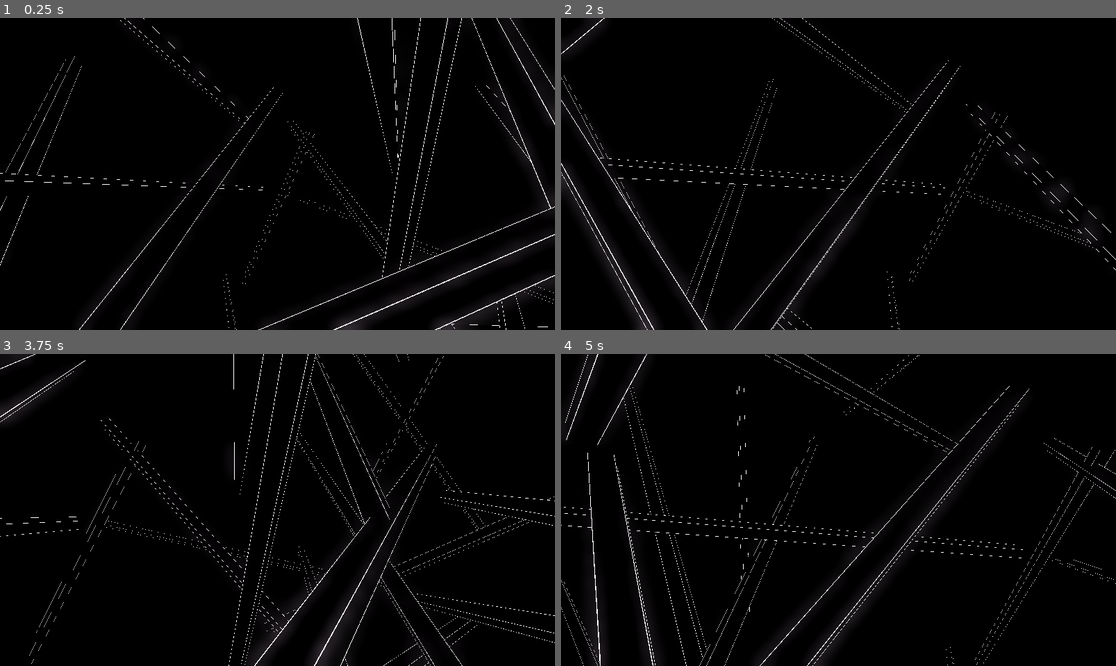
Above: before the commit, frames 1-4 (two rows, left to right).
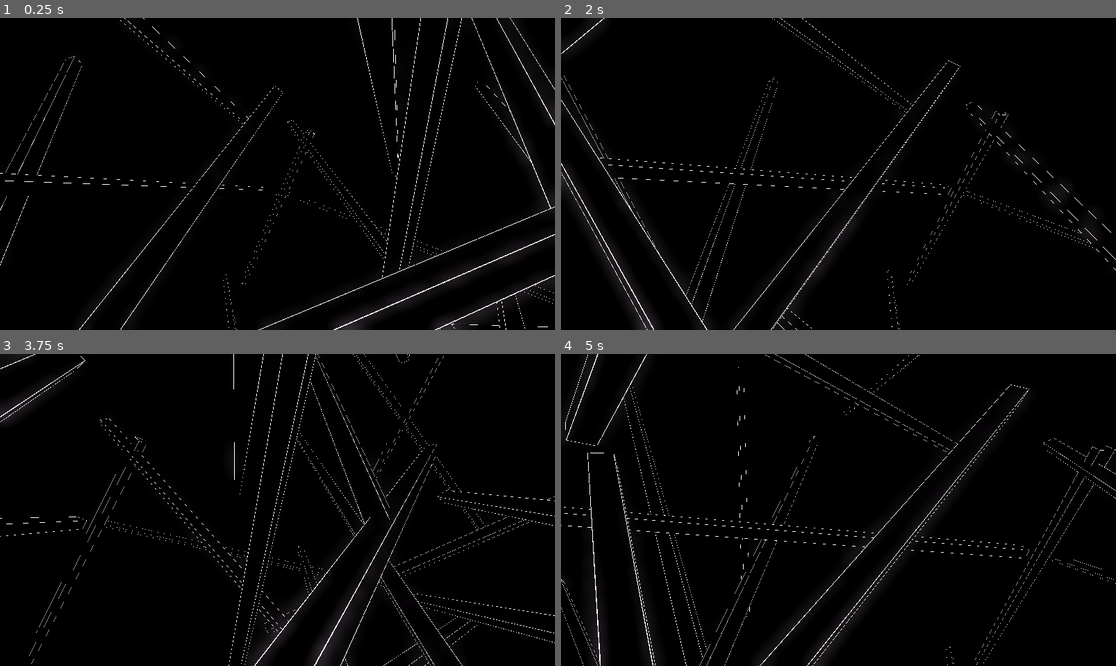
Above: after the commit, the same moments.

Repository: sigifredo/orbitfog
Game: Godot game, scene res://main.tscn
The game is run twice, just before and just after one commit, with the same random seed, the same clock (stepped at 60 frames per second) and the same inputs.
Inputs (mouse positions are in pixels of both pictures, inside the frame that each line leads up to):
- Up to frame 1 (0.25 s): no input
- Up to frame 2 (2 s): tap Enter at 0.5 s; move the mouse to (866, 174) at 0.52 s; press the mouse at (866, 174) at 0.53 s; hold W (move_forward) from 0.53 s (still down); move the mouse to (810, 174) at 1.27 s; release the mouse at (810, 174) at 1.28 s; click (810, 174) at 1.35 s
- Up to frame 3 (3.75 s): keep holding W (move_forward); move the mouse to (288, 503) at 2.02 s; press the mouse at (288, 503) at 2.03 s; move the mouse to (271, 516) at 2.77 s; release the mouse at (271, 516) at 2.78 s; click (271, 516) at 2.85 s; move the mouse to (316, 513) at 3.52 s; press the mouse at (316, 513) at 3.53 s
- Up to frame 4 (5 s): keep holding W (move_forward); move the mouse to (794, 506) at 4.27 s; release the mouse at (794, 506) at 4.28 s; click (794, 506) at 4.35 s

The runs differ from the first frame. In frame 1, less than 0.1% of the frame differs, in the area x 12-87%, y 12-86%; in frame 2, less than 0.1%; in frame 3, less than 0.1%; in frame 4, less than 0.1%, in the area x 0-100%, y 4-94%.

Commit message:
Se agregan bordes en la parte inferior y superior.

Diff:
--- a/main.gd
+++ b/main.gd
@@ -50,7 +50,7 @@
 
 func _get_random_position(center:Vector3, distance_start:float, distance_end:float) -> Vector3:
 	# Generar una dirección aleatoria en 3D (vector normalizado)
-	var dir = Vector3(
+	var dir:Vector3 = Vector3(
 		randf_range(-1.0, 1.0),
 		randf_range(-1.0, 1.0),
 		randf_range(-1.0, 1.0)
--- a/main.tscn
+++ b/main.tscn
@@ -30,7 +30,6 @@
 [node name="env" type="WorldEnvironment" parent="."]
 environment = SubResource("Environment_pu1bt")
 script = ExtResource("1_e5sxk")
-fog = false
 
 [node name="player" parent="." instance=ExtResource("3_kadcm")]
 collision_layer = 0
--- a/objetos/building.gd
+++ b/objetos/building.gd
@@ -5,13 +5,12 @@
 var color_change_speed: float = 0.05
 
 
-var shared_material: StandardMaterial3D
+var shared_material: StandardMaterial3D = null
 var time:float = 0.0
 
 
 # Called when the node enters the scene tree for the first time.
 func _ready() -> void:
-	time = position.x + position.y + position.z
 	var mesh:MeshInstance3D = get_node("neon01")
 
 	if mesh:
@@ -20,14 +19,12 @@
 		if material is StandardMaterial3D:
 			shared_material = material
 			shared_material.emission_enabled = true
-	else:
-		print("Material no encontrado")
 
 
 # Called every frame. 'delta' is the elapsed time since the previous frame.
 func _process(delta: float) -> void:
+	time += delta
+
 	if shared_material:
 		var cc:Color = shared_material.emission
-
-		time += delta
 		shared_material.emission = Color.from_hsv(fmod(time * color_change_speed, 1.0), cc.s, cc.v)
--- a/objetos/building.tscn
+++ b/objetos/building.tscn
@@ -24,6 +24,12 @@
 bottom_radius = 0.1
 height = 500.0
 
+[sub_resource type="CylinderMesh" id="CylinderMesh_rwynh"]
+material = SubResource("StandardMaterial3D_e3udm")
+top_radius = 0.1
+bottom_radius = 0.1
+height = 10.0
+
 [node name="building" type="StaticBody3D"]
 collision_layer = 2
 collision_mask = 0
@@ -36,18 +42,64 @@
 mesh = SubResource("BoxMesh_pqt1q")
 skeleton = NodePath("../..")
 
-[node name="neon01" type="MeshInstance3D" parent="."]
+[node name="neon" type="Node3D" parent="."]
+
+[node name="neon01" type="MeshInstance3D" parent="neon"]
 transform = Transform3D(1, 0, 0, 0, 1, 0, 0, 0, 1, -5, 0, -5)
 mesh = SubResource("CylinderMesh_sxjb1")
+skeleton = NodePath("../..")
 
-[node name="neon02" type="MeshInstance3D" parent="."]
+[node name="neon02" type="MeshInstance3D" parent="neon"]
 transform = Transform3D(1, 0, 0, 0, 1, 0, 0, 0, 1, 5, 0, -5)
 mesh = SubResource("CylinderMesh_sxjb1")
+skeleton = NodePath("../..")
 
-[node name="neon03" type="MeshInstance3D" parent="."]
+[node name="neon03" type="MeshInstance3D" parent="neon"]
 transform = Transform3D(1, 0, 0, 0, 1, 0, 0, 0, 1, 5, 0, 5)
 mesh = SubResource("CylinderMesh_sxjb1")
+skeleton = NodePath("../..")
 
-[node name="neon04" type="MeshInstance3D" parent="."]
+[node name="neon04" type="MeshInstance3D" parent="neon"]
 transform = Transform3D(1, 0, 0, 0, 1, 0, 0, 0, 1, -5, 0, 5)
 mesh = SubResource("CylinderMesh_sxjb1")
+skeleton = NodePath("../..")
+
+[node name="neon05" type="MeshInstance3D" parent="neon"]
+transform = Transform3D(1, 0, 0, 0, -4.37114e-08, -1, 0, 1, -4.37114e-08, -5, 250, 0)
+mesh = SubResource("CylinderMesh_rwynh")
+skeleton = NodePath("../..")
+
+[node name="neon06" type="MeshInstance3D" parent="neon"]
+transform = Transform3D(1, 0, 0, 0, -4.37114e-08, -1, 0, 1, -4.37114e-08, 5, 250, 0)
+mesh = SubResource("CylinderMesh_rwynh")
+skeleton = NodePath("../..")
+
+[node name="neon07" type="MeshInstance3D" parent="neon"]
+transform = Transform3D(-4.37114e-08, 1, -4.37114e-08, 0, -4.37114e-08, -1, -1, -4.37114e-08, 1.91069e-15, 0, 250, 5)
+mesh = SubResource("CylinderMesh_rwynh")
+skeleton = NodePath("../..")
+
+[node name="neon08" type="MeshInstance3D" parent="neon"]
+transform = Transform3D(-4.37114e-08, 1, -4.37114e-08, 0, -4.37114e-08, -1, -1, -4.37114e-08, 1.91069e-15, 0, 250, -5)
+mesh = SubResource("CylinderMesh_rwynh")
+skeleton = NodePath("../..")
+
+[node name="neon09" type="MeshInstance3D" parent="neon"]
+transform = Transform3D(1, 0, 0, 0, -4.37114e-08, -1, 0, 1, -4.37114e-08, -5, -250, 0)
+mesh = SubResource("CylinderMesh_rwynh")
+skeleton = NodePath("../..")
+
+[node name="neon10" type="MeshInstance3D" parent="neon"]
+transform = Transform3D(1, 0, 0, 0, -4.37114e-08, -1, 0, 1, -4.37114e-08, 5, -250, 0)
+mesh = SubResource("CylinderMesh_rwynh")
+skeleton = NodePath("../..")
+
+[node name="neon11" type="MeshInstance3D" parent="neon"]
+transform = Transform3D(-4.37114e-08, 1, -4.37114e-08, 0, -4.37114e-08, -1, -1, -4.37114e-08, 1.91069e-15, 0, -250, 5)
+mesh = SubResource("CylinderMesh_rwynh")
+skeleton = NodePath("../..")
+
+[node name="neon12" type="MeshInstance3D" parent="neon"]
+transform = Transform3D(-4.37114e-08, 1, -4.37114e-08, 0, -4.37114e-08, -1, -1, -4.37114e-08, 1.91069e-15, 0, -250, -5)
+mesh = SubResource("CylinderMesh_rwynh")
+skeleton = NodePath("../..")
Not shown: 1 places in objetos/building.tscn that only renumber resources
